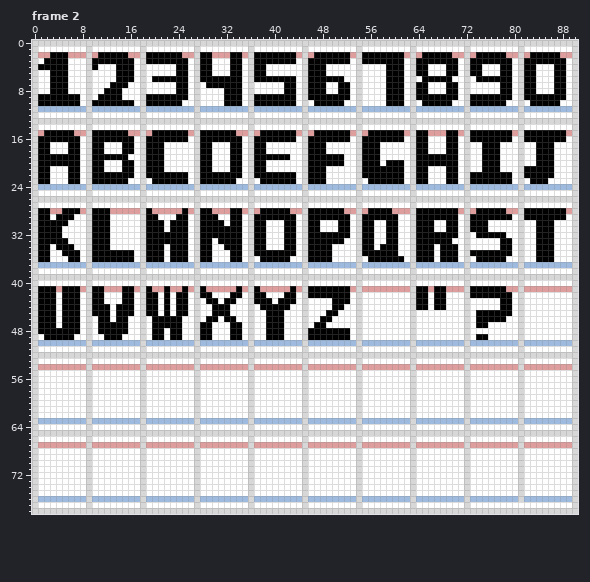
Pixel-art file, stored at Protótipos/Arquivos - Aseprite/fonts.aseprite. That is the earlier state.
91x79 pixels, 2 frames. Shown: frame 2. The commit also changed other frames, which this record leaves out.
Once edited:
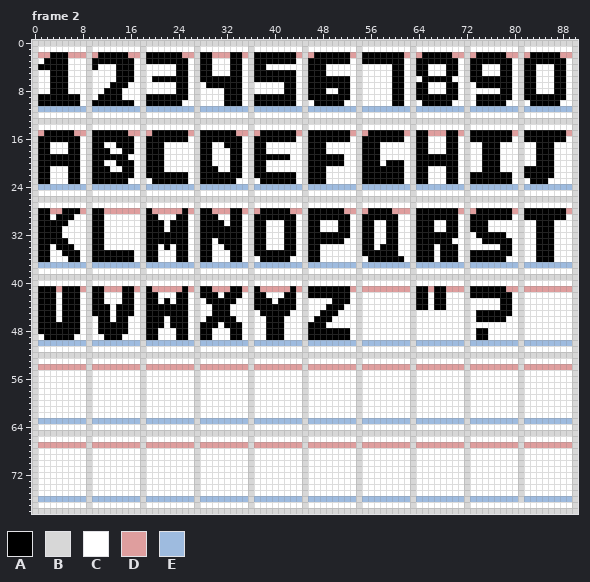
Palette (. is transparent): A #000000  B #d7d7d7  C #ffffff  D #df9e9e  E #9ebbdf
From old to new:
Frame 2, layer "Layer 2":
y 4: x 59 A -> C
y 5: x 39..43 CCCCC -> AAAAA; x 59 A -> C
y 6: x 52 C -> A; x 59 A -> C; x 73 C -> A
y 7: x 49..50 CC -> AA; x 59 A -> C; x 74..77 CCCC -> AAAA
y 8: x 59 A -> C
y 9..10: x 59 A -> C; x 73 A -> C
y 15: x 46 D -> A
y 17: x 14 C -> A; x 32 C -> A
y 18: x 12 C -> A
y 20: x 14 C -> A
y 21: x 12 C -> A; x 30 C -> A
y 23: x 55 C -> A
y 28: x 12 A -> D; x 79 D -> A
y 29..32: x 12 A -> C
y 33: x 12 A -> C; x 75..77 CCC -> AAA
y 34: x 12 A -> C; x 21..23 ACA -> CAC; x 48..49 AA -> CC
y 35: x 21 A -> C; x 23 A -> C; x 48..49 AA -> CC
y 36: x 21 A -> C; x 23 A -> C; x 48..49 AA -> CC; x 73 C -> A
y 41: x 22 A -> D; x 29 D -> A; x 33 D -> A
y 42: x 22 A -> C; x 30 C -> A; x 32 C -> A
y 43: x 31 C -> A
y 44: x 21 C -> A; x 23 C -> A; x 37 C -> A; x 43 C -> A; x 49 C -> A
y 45: x 21 C -> A; x 23 C -> A; x 38 C -> A; x 42 C -> A; x 48 C -> A
y 46: x 19 C -> A; x 22 A -> C; x 25 C -> A; x 31 C -> A; x 47 C -> A
y 47: x 4 C -> A; x 19 C -> A; x 22 A -> C; x 25 C -> A; x 30 C -> A; x 32 C -> A; x 46 C -> A; x 74..75 AA -> CC
y 48: x 19 C -> A; x 21 A -> C; x 23 A -> C; x 25 C -> A; x 74..75 CC -> AA
y 49: x 19 C -> A; x 21 A -> C; x 23 A -> C; x 25 C -> A
